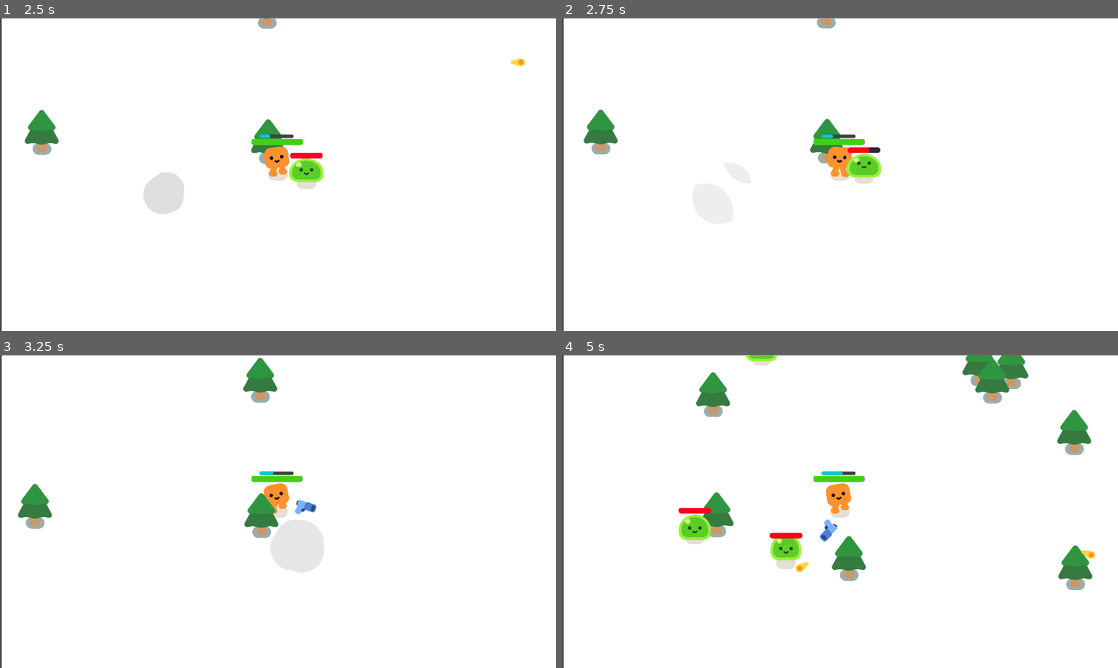
Above: before the commit, frames 1-4 (two rows, left to right).
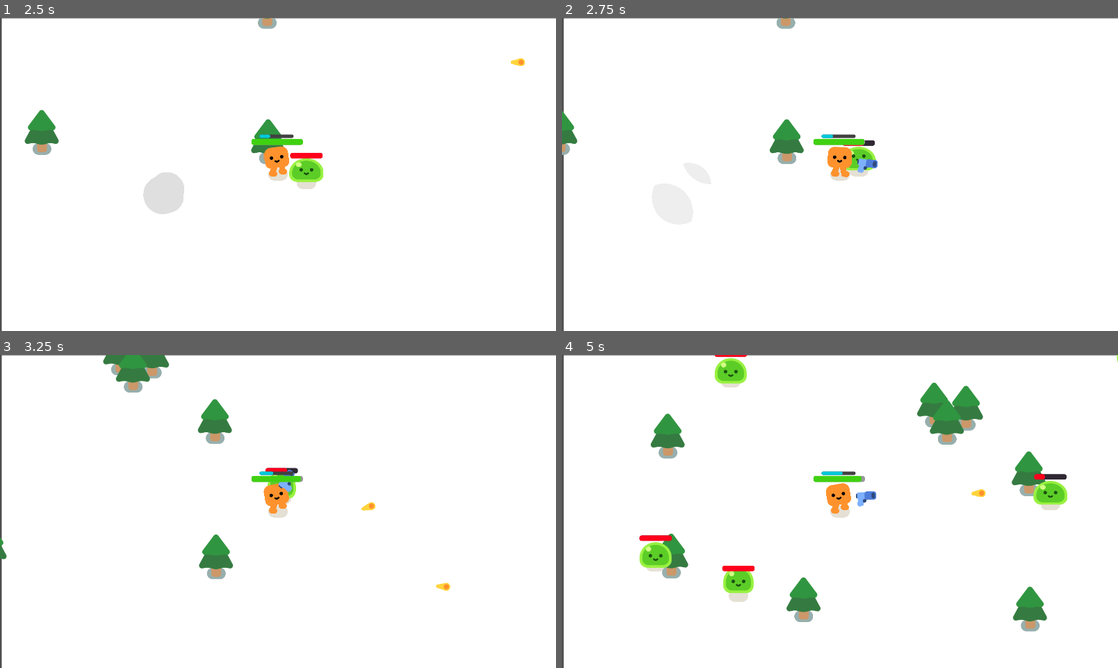
Above: after the commit, the same moments.

Repository: ViRUSv69/First-Game-Godot
Game: Godot game, scene res://game.tscn
Same seed, same stepped clock (60 frames per second), same inputs: the game is played once before the commit and once after it.
Inputs:
- Up to frame 1 (2.5 s): tap Enter at 0.5 s; hold D (move_right) 0.53-1.28 s; tap Space (attack) at 0.6, 1.35, 2.1 s; hold S (move_down) 1.28-2.03 s; hold D (move_right) from 2.03 s (still down)
- Up to frame 2 (2.75 s): keep holding D (move_right)
- Up to frame 3 (3.25 s): release D (move_right) at 2.78 s; hold W (move_up) from 2.78 s (still down); tap Space (attack) at 2.85 s
- Up to frame 4 (5 s): release W (move_up) at 3.53 s; hold A (move_left) from 3.53 s (still down); tap Space (attack) at 3.6, 4.35 s

Frame 1 is identical in both runs. In frame 2, 2.5% of the frame differs, in the area x 0-58%, y 0-53%; in frame 3, 5.5%; in frame 4, 12%, in the area x 13-100%, y 0-89%.

Commit message:
0.1 Added : Heath Pack Fixed : Attack Mechanism

Diff:
--- /dev/null
+++ b/Scripts/attack.gd
@@ -0,0 +1,3 @@
+class_name Attack
+
+var attack_damage: float
--- /dev/null
+++ b/Scripts/health.gd
@@ -0,0 +1,8 @@
+extends Area2D
+
+
+
+func _on_body_entered(body: Node2D) -> void:
+	if body.has_method("health_filler_50"):
+		queue_free()
+		body.health_filler_50()
--- a/bullet.gd
+++ b/bullet.gd
@@ -1,6 +1,8 @@
 extends Area2D
 
 var travelled_distane = 0
+
+@export var bullet_damage  = 1
 
 func _physics_process(delta):
 	var SPEED = 1000
@@ -18,5 +20,7 @@
 
 func _on_body_entered(body) -> void:
 	queue_free()
-	if body.has_method("take_damage"):
-		body.take_damage()
+	var attack = Attack.new()
+	attack.attack_damage = bullet_damage
+	if body is Enemy:
+		body.take_damage(attack)
--- a/game.gd
+++ b/game.gd
@@ -9,3 +9,13 @@
 	spawn()
 func _on_player_health_finish() -> void:
 	get_tree().change_scene_to_file("res://game_over.tscn")
+
+func health_spawn():
+	var new_hp = preload("res://scenes/health.tscn").instantiate()
+	%health_spawner_follow.progress_ratio = randf()
+	new_hp.global_position = %health_spawner_follow.global_position
+	add_child(new_hp)
+
+func _on_health_spawner_timer_timeout() -> void:
+	health_spawn()
+	%HealthNotice.visible = true
--- a/game.tscn
+++ b/game.tscn
@@ -9,6 +9,12 @@
 "points": PackedVector2Array(0, 0, 0, 0, -1132, -369, 0, 0, 0, 0, -969.626, -373.782, 0, 0, 0, 0, 1091.63, -369.327, 0, 0, 0, 0, 1074, 953, 0, 0, 0, 0, -1130.2, 972.474, 0, 0, 0, 0, -1132, -372, 0, 0, 0, 0, -756, -372)
 }
 point_count = 7
+
+[sub_resource type="Curve2D" id="Curve2D_4qoib"]
+_data = {
+"points": PackedVector2Array(0, 0, 0, 0, 150, 51, 0, 0, 0, 0, 101, 382, 0, 0, 0, 0, 164, 799, 0, 0, 0, 0, 388, 890, 0, 0, 0, 0, 707, 948, 0, 0, 0, 0, 1532, 979, 0, 0, 0, 0, 1735, 839, 0, 0, 0, 0, 1669, 214, 0, 0, 0, 0, 1413, 68, 0, 0, 0, 0, 1059, 34, 0, 0, 0, 0, 509, 136, 0, 0, 0, 0, 342, 396, 0, 0, 0, 0, 441, 599, 0, 0, 0, 0, 631, 829, 0, 0, 0, 0, 949, 751, 0, 0, 0, 0, 1229, 833, 0, 0, 0, 0, 1327, 635, 0, 0, 0, 0, 1337, 413, 0, 0, 0, 0, 805, 296, 0, 0, 0, 0, 720, 436)
+}
+point_count = 20
 
 [node name="Game" type="Node2D"]
 y_sort_enabled = true
@@ -34,6 +40,17 @@
 theme_override_colors/font_color = Color(0, 0, 0, 1)
 theme_override_font_sizes/font_size = 21
 text = "Press SPACE for SPLASH ATTACK"
+
+[node name="HealthNotice" type="Label" parent="CanvasLayer"]
+unique_name_in_owner = true
+visible = false
+offset_left = 40.0
+offset_top = 43.0
+offset_right = 255.0
+offset_bottom = 73.0
+theme_override_colors/font_color = Color(0, 0, 0, 1)
+theme_override_font_sizes/font_size = 21
+text = "Health Pack Dropped"
 
 [node name="Player" parent="." instance=ExtResource("1_xvohg")]
 position = Vector2(874, 478)
@@ -76,5 +93,18 @@
 wait_time = 0.6
 autostart = true
 
+[node name="HealthPackSpawn" type="Path2D" parent="."]
+curve = SubResource("Curve2D_4qoib")
+
+[node name="health_spawner_follow" type="PathFollow2D" parent="HealthPackSpawn"]
+unique_name_in_owner = true
+position = Vector2(150, 51)
+rotation = 1.71777
+
+[node name="HealthSpawnerTimer" type="Timer" parent="."]
+wait_time = 15.0
+autostart = true
+
 [connection signal="health_finish" from="Player" to="." method="_on_player_health_finish"]
 [connection signal="timeout" from="Timer" to="." method="_on_timer_timeout"]
+[connection signal="timeout" from="HealthSpawnerTimer" to="." method="_on_health_spawner_timer_timeout"]
--- a/gun.gd
+++ b/gun.gd
@@ -1,4 +1,6 @@
 extends Area2D
+
+@export var DAMAGE = 1
 
 func _physics_process(delta):
 	var mobs_in_range= get_overlapping_bodies()
--- a/mob.gd
+++ b/mob.gd
@@ -1,8 +1,7 @@
 extends CharacterBody2D
+class_name Enemy
 
-class_name Enemy
-var health =3
-
+var health = 3
 
 @onready var player= get_node("/root/Game/Player")
 
@@ -14,18 +13,17 @@
 	velocity = direction * 300
 	move_and_slide()
 
-
-func take_damage():
-	health -= 1
-	%MobHealthBar.value = health
-	%Slime.play_hurt()
-
-	if health == 0:
-		kill()
-
 func kill():
 	queue_free()
 	const SMOKE =  preload("res://smoke_explosion/smoke_explosion.tscn")
 	var smoke = SMOKE.instantiate()
 	get_parent().add_child(smoke)
 	smoke.global_position = global_position
+
+func take_damage(attack: Attack):
+	health -= attack.attack_damage
+	%MobHealthBar.value = health
+	%Slime.play_hurt()
+
+	if health == 0:
+		kill()
--- a/mob.tscn
+++ b/mob.tscn
@@ -21,7 +21,8 @@
 corner_radius_bottom_left = 8
 
 [node name="Mob" type="CharacterBody2D"]
-collision_layer = 3
+collision_layer = 2
+collision_mask = 3
 script = ExtResource("1_wfc0o")
 
 [node name="Slime" parent="." instance=ExtResource("2_qlsui")]
--- a/player.gd
+++ b/player.gd
@@ -29,12 +29,15 @@
 	var overlapping_mobs = %Hurtbox.get_overlapping_bodies()
 	if overlapping_mobs.size() > 0:
 		Player_Health -= DAMAGE_RATE * overlapping_mobs.size() * delta
-		%PlayerHealthBar.value = Player_Health
-		if Player_Health <= 0:
+	%PlayerHealthBar.value = Player_Health
+	if Player_Health <= 0:
 			health_finish.emit()
-
-
 
 func _on_timer_timeout() -> void:
 	%AttackBar.value = %AttackBar.max_value
 	%AttackNotice.visible = true
+
+func health_filler_50():
+	%HealthNotice.visible = false
+	Player_Health += 50
+	%PlayerHealthBar.value = Player_Health
--- a/project.godot
+++ b/project.godot
@@ -120,6 +120,11 @@
 "events": [Object(InputEventKey,"resource_local_to_scene":false,"resource_name":"","device":-1,"window_id":0,"alt_press …(191 unchanged characters)…
 ]
 }
+pause={
+"deadzone": 0.5,
+"events": [Object(InputEventKey,"resource_local_to_scene":false,"resource_name":"","device":-1,"window_id":0,"alt_pressed":false,"shift_pressed":false,"ctrl_pressed":false,"meta_pressed":false,"pressed":false,"keycode":0,"physical_keycode":4194305,"key_label":0,"unicode":0,"location":0,"echo":false,"script":null)
+]
+}
 
 [layer_names]
 
--- /dev/null
+++ b/scenes/health.tscn
@@ -0,0 +1,22 @@
+[gd_scene load_steps=4 format=3 uid="uid://4klr8lmxxt06"]
+
+[ext_resource type="Script" path="res://Scripts/health.gd" id="1_5qmud"]
+[ext_resource type="Texture2D" uid="uid://bu81rppi4fxw5" path="res://assets/health.png" id="1_cmfcn"]
+
+[sub_resource type="CircleShape2D" id="CircleShape2D_6yrf6"]
+radius = 33.0
+
+[node name="Health" type="Area2D"]
+script = ExtResource("1_5qmud")
+
+[node name="Health" type="Sprite2D" parent="."]
+texture_filter = 1
+position = Vector2(0, 1)
+scale = Vector2(4.125, 4.125)
+texture = ExtResource("1_cmfcn")
+
+[node name="CollisionShape2D" type="CollisionShape2D" parent="."]
+position = Vector2(-1, -3)
+shape = SubResource("CircleShape2D_6yrf6")
+
+[connection signal="body_entered" from="." to="." method="_on_body_entered"]
Binary file added: assets/health.png
Not shown, added: assets/health.png.import
Not shown: 1 places in game.tscn that only renumber resources
Not shown, changed: .DS_Store
Not shown, added: Scripts/.DS_Store
Not shown, changed: assets/.DS_Store
